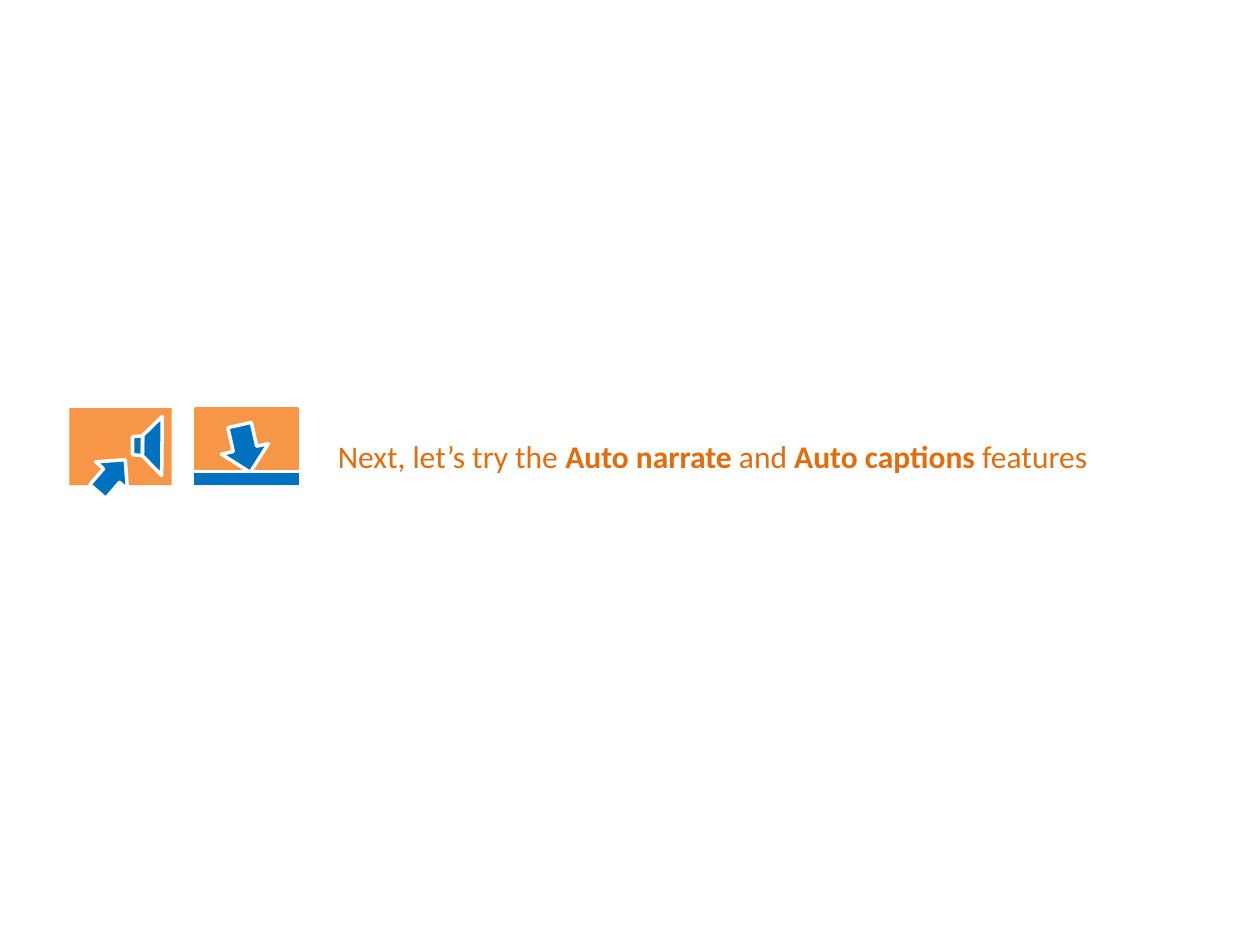
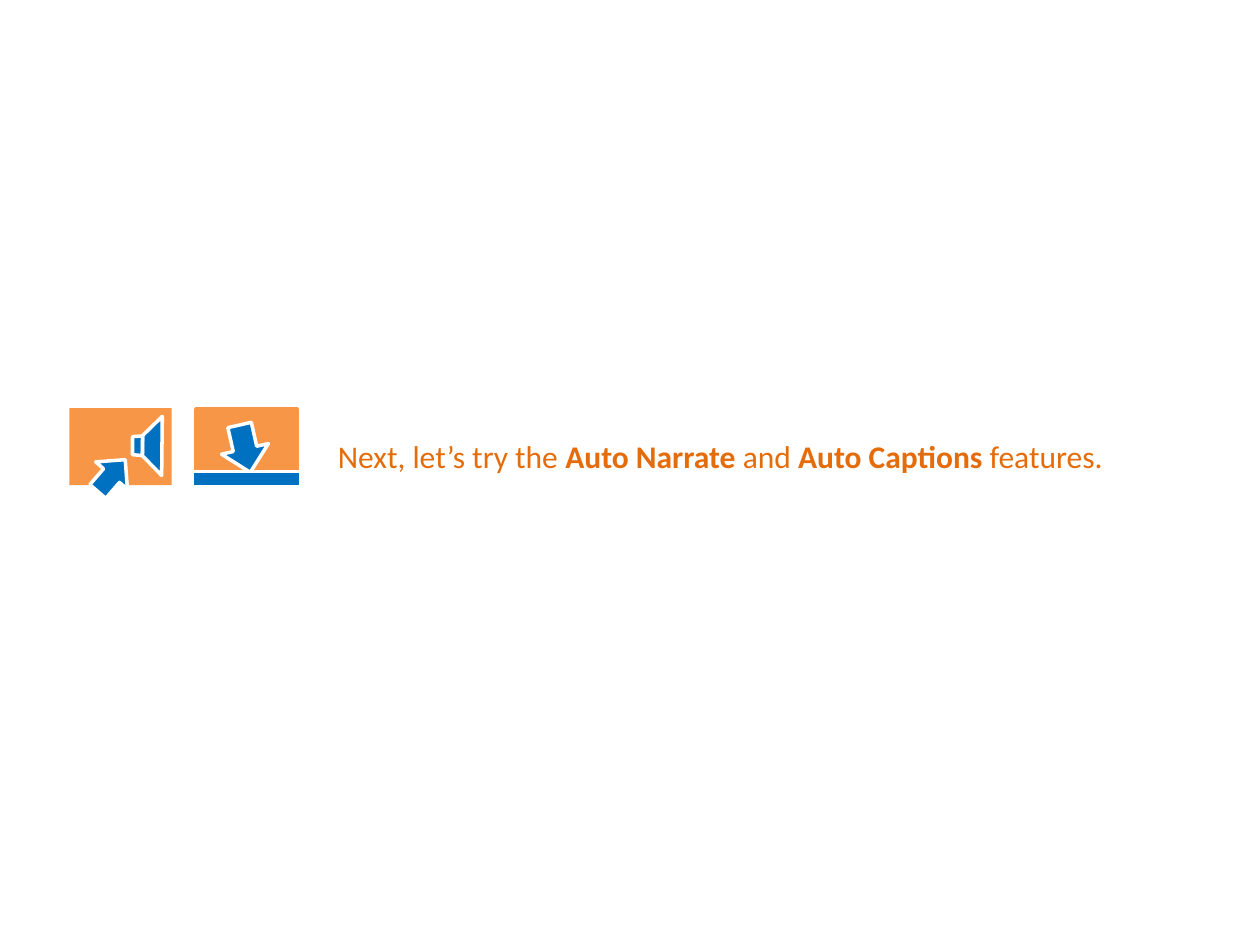
Before and after one commit to PowerPointLabs/PowerPointLabs, a slide deck: slide 25 of doc/PowerPointLabs Quick Tutorial.pptx. Drawn at 1260x945 pixels with LibreOffice and Linux fonts; fonts in the diff are those of the drawing. Boxes give left, top, right and bottom in pixels: in the first picture for what was removed or moved away, otherwise in the second. Text is boxed around its words. In the diff, an @@ line names an element or a change of style, - is before the commit and + after.

Commit message:
Update icons and phrasing of tutorial slides.
In particular, the Highlight Points section was changed - it previously
referred to Highlight Text instead.

```diff
--- a/doc/PowerPointLabs Quick Tutorial.pptx
+++ b/doc/PowerPointLabs Quick Tutorial.pptx
@@ text at (x1=338, y1=446, x2=1103, y2=473): text changed @@
-Next, let’s try the Auto narrate and Auto captions features
+Next, let’s try the Auto Narrate and Auto Captions features.
```
Also in this commit, not shown: 23 other slides changed.
